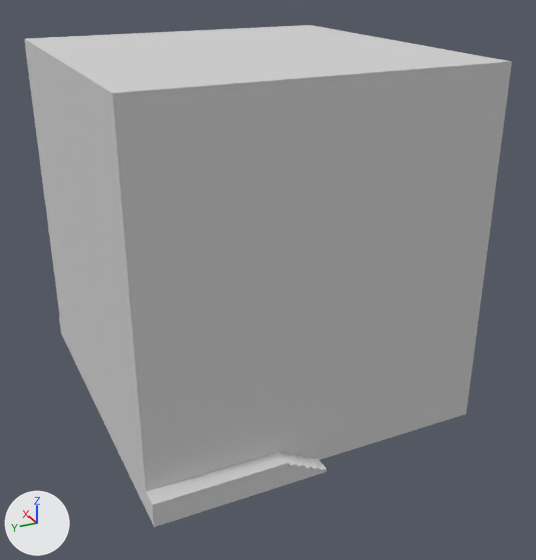
The Blender file android/assets/model/inside_level10_throw_out_the_bodies.blend: old version first, new version second.
One viewpoint serves both versions: a 50 mm camera at (-58.4, 22.5, 37.5) aimed at (-4.2, -3.6, 10.6). Lighting does not change. The marker at lower left points along +X, +Y and +Z.

The scene before the commit, as lines of its bpy script (objects in view):
```python
ob_block_083 = bpy.data.objects.new('block.083', me_cube)
ob_block_083.location = (-17.0, 5.0, 1.0)
ob_block_083.rotation_euler = (1.571, 0.0, 0.0)  # degrees (90, 0, 0)
ob_skybox = bpy.data.objects.new('skybox', me_skybox_001)
ob_skybox.location = (-2.0, -3.0, 14.5)
ob_skybox.rotation_euler = (1.571, 0.0, 0.0)  # degrees (90, 0, 0)
ob_skybox.scale = (1.03, 1.03, 1.0)
ob_stair_029 = bpy.data.objects.new('stair.029', me_stair)
ob_stair_029.location = (-7.0, 11.0, 1.0)
ob_stair_029.rotation_euler = (1.571, 0.0, 4.712)  # degrees (90, 0, 270)
ob_stair_030 = bpy.data.objects.new('stair.030', me_stair)
ob_stair_030.location = (3.0, 11.0, 1.0)
ob_stair_030.rotation_euler = (1.571, 0.0, 1.571)  # degrees (90, 0, 90)
ob_stair_033 = bpy.data.objects.new('stair.033', me_stair)
ob_stair_033.location = (13.0, 1.0, 1.0)
ob_stair_033.rotation_euler = (1.571, 0.0, 9.425)  # degrees (90, 0, 180)
# also in view: 'block.082' at (-17.0, 7.0, 1.0); 'block.084' at (-17.0, 3.0, 1.0); 'block.085' at (-17.0, 9.0, 1.0); 'block.086' at (-17.0, 11.0, 1.0); 'stair.032' at (-17.0, 0.0, 1.0)
```
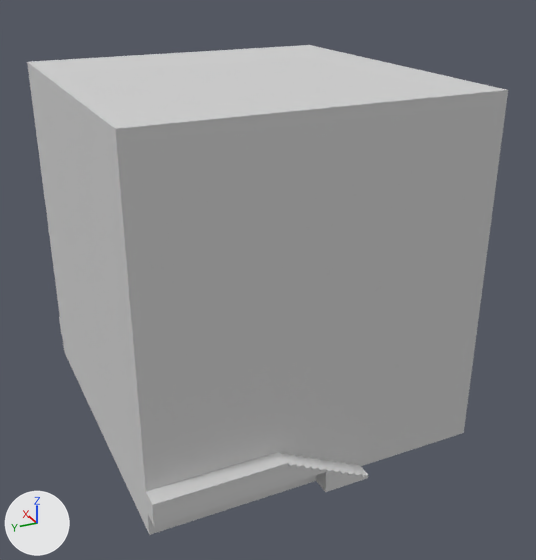
Pixel boxes (x1, y1, x2, y2) of what changed, in the pictures (536 x 560 px):
'skybox', moved
    before: (24, 25, 512, 513)
    after: (27, 45, 508, 535)
'stair.033', moved (not visible before)
    after: (316, 459, 368, 492)

What changed in the scene script:
```text
Change ob_stair_033:
    ob_stair_033.location: (13.0, 1.0, 1.0) -> (-17.0, -3.0, -1.0)
Change ob_stair_030:
    ob_stair_030.location: (3.0, 11.0, 1.0) -> (3.86, 11.0, -1.0)
Change ob_stair_029:
    ob_stair_029.location: (-7.0, 11.0, 1.0) -> (-7.86, 11.0, -1.0)
Change ob_skybox:
    ob_skybox.location: (-2.0, -3.0, 14.5) -> (-2.0, -3.0, 12.5)
```
